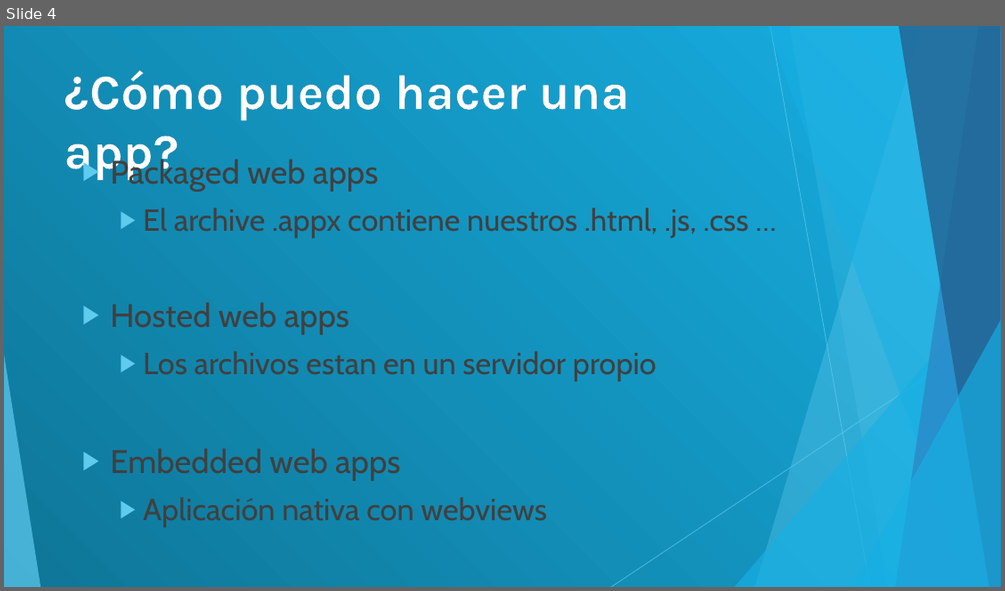
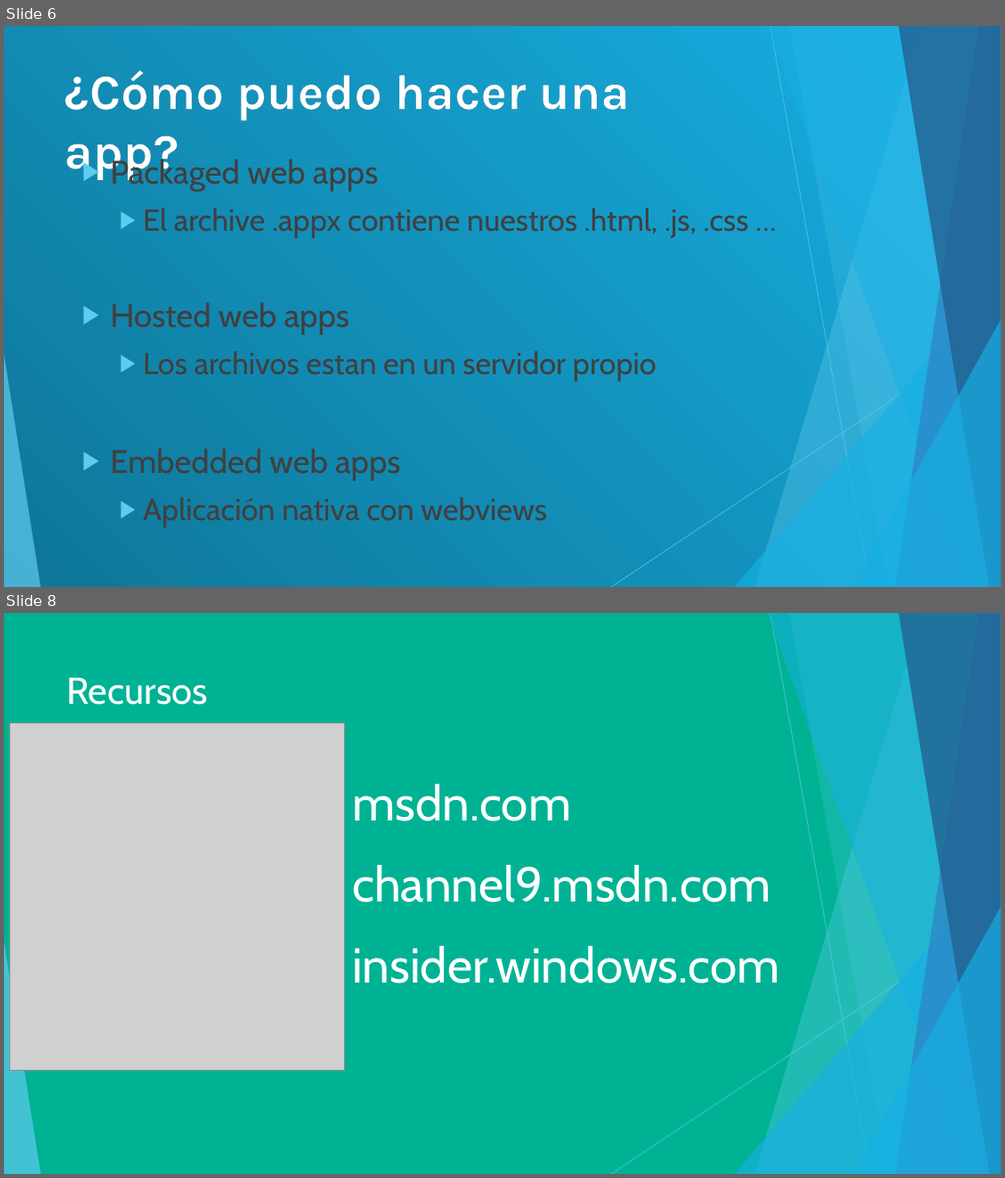
Before and after one commit to UamNet/TechTalks, a slide deck: W10 JS apps - Arcadio Garcia/W10 JS apps.pptx. Shown one above the other, each under a label of ours: slide 4 before the commit, slides 6 and 8 after it; the slides between them are not shown. The pictures are 1005x591 and 1005x1178 pixels, drawn with LibreOffice and Linux fonts; fonts in the diff are those of the drawing; grey boxes stand for pictures; background and template pictures are left out. Boxes give left, top, right and bottom in pixels: in the first picture for what was removed or moved away, otherwise in the second. Text is boxed around its words. In the diff, an @@ line names an element or a change of style, - is before the commit and + after.

```diff
--- a/W10 JS apps - Arcadio Garcia/W10 JS apps.pptx
+++ b/W10 JS apps - Arcadio Garcia/W10 JS apps.pptx
@@ slide 8 added at (x1=4, y1=613, x2=1001, y2=1174), background #00B294; not listed: 10 template elements that a slide beside it also shows @@
@@ title added at (x1=66, y1=677, x2=207, y2=705), 36.7 pt, text #FFFFFF @@
+Recursos
@@ picture added at (x1=10, y1=723, x2=345, y2=1070) @@
@@ text added at (x1=352, y1=783, x2=779, y2=983), 48 pt, text #FFFFFF @@
+msdn.com
+channel9.msdn.com
+insider.windows.com
@@ what was slide 4 is now slide 6 @@
```
Also in this commit, not shown: 3 other slides added, 1 slide removed, 3 other files.
